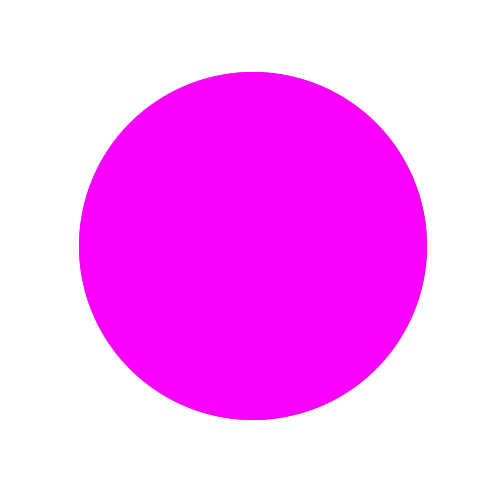
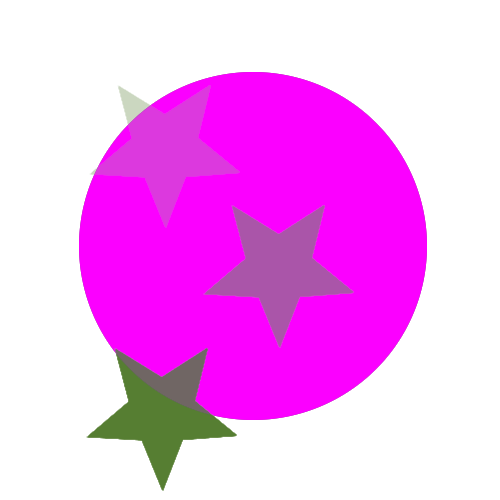
Comparing the layer stacks of the two 500×500 images. Changes:
painted on "Bakgrund" over left=86, top=85, right=354, bottom=491
